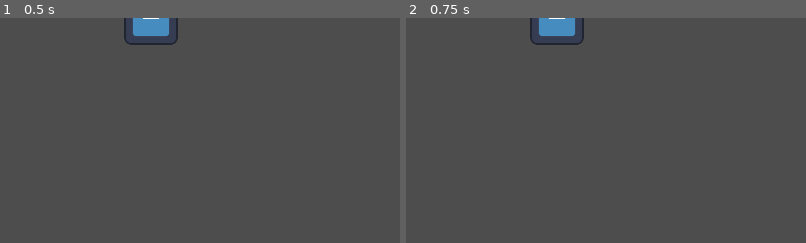
Above: before the commit, frames 1-2 (left to right).
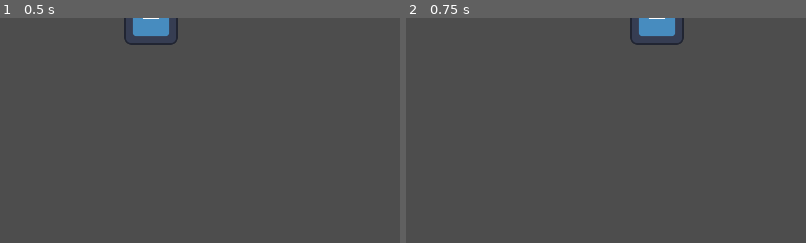
Above: after the commit, the same moments.

Repository: NymmkTheMink/Duo-Ling
Game: Godot game, scene res://game_modes/sort/ling_ling.tscn
The game is run twice, just before and just after one commit, with the same random seed, the same clock (stepped at 60 frames per second) and the same inputs. The project has no main scene, so this scene is started directly. The engine's default icon, where the game draws it, is replaced by a stand-in: a white triangle on a blue panel in a dark square.
Inputs:
- Up to frame 1 (0.5 s): no input
- Up to frame 2 (0.75 s): tap Enter at 0.5 s; hold D (right_P1) from 0.53 s (still down)
The pictures show only the part of the screen within x 6-56%, y 0-50%; the shares and areas given below are measured in that part.

Frame 1 is identical in both runs. In frame 2, 1.9% of the frame differs, in the area x 31-70%, y 0-12%.

Commit message:
fixed bug

Diff:
--- a/game_modes/sort/ling_ling.gd
+++ b/game_modes/sort/ling_ling.gd
@@ -20,9 +20,9 @@
 	else:
 		position.x = pos_3
 
-	if Input.is_action_just_pressed("left"):
+	if Input.is_action_just_pressed("left_P1"):
 		if current_pos != 1:
 			current_pos -= 1
-	elif Input.is_action_just_pressed("right"):
+	elif Input.is_action_just_pressed("right_P1"):
 		if current_pos != 3:
 			current_pos += 1
